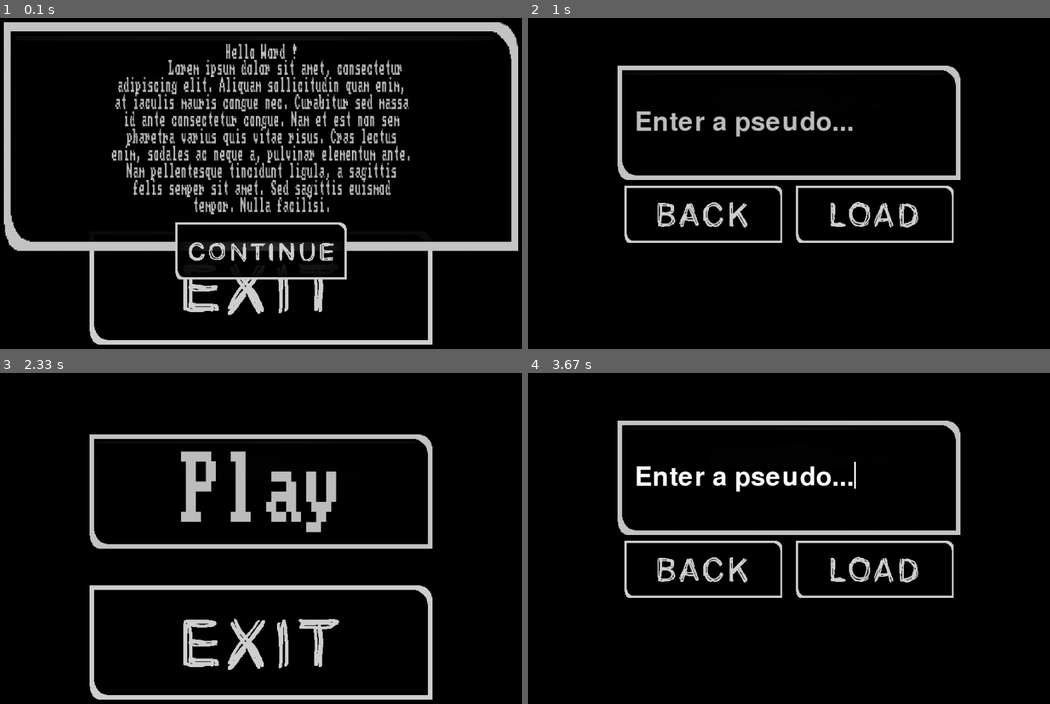
Above: before the commit, frames 1-4 (two rows, left to right).
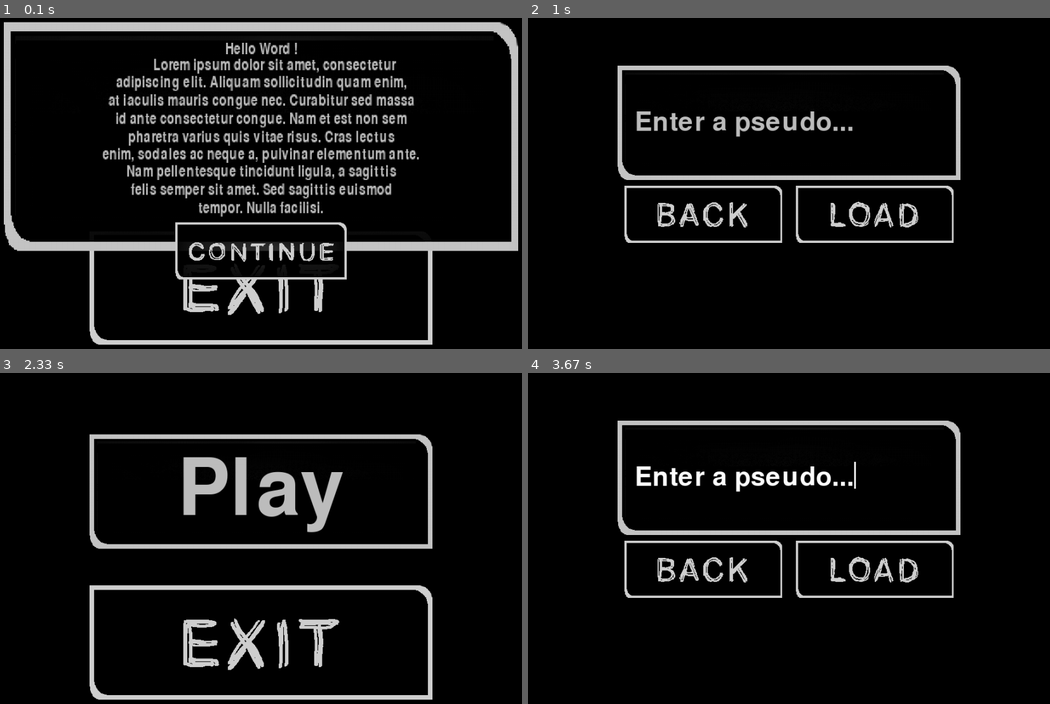
Above: after the commit, the same moments.

Repository: P4UL-M/Peer2peer-Pygame
Game: pygame game, started from main.py
The game is run twice, just before and just after one commit, with the same random seed, the same clock (stepped at 60 frames per second) and the same inputs.
Inputs (mouse positions are in pixels of both pictures, inside the frame that each line leads up to):
- Up to frame 1 (0.1 s): no input
- Up to frame 2 (1 s): click (768, 233) at 0.38 s; click (789, 137) at 0.72 s
- Up to frame 3 (2.33 s): press the mouse at (261, 478) at 1.03 s; move the mouse to (203, 485) at 1.13 s; release the mouse at (140, 495) at 1.27 s; press the mouse at (344, 568) at 1.37 s; move the mouse to (281, 495) at 1.47 s; release the mouse at (214, 419) at 1.6 s; press the mouse at (261, 478) at 1.7 s; move the mouse to (156, 518) at 1.8 s; release the mouse at (46, 555) at 1.93 s; click (125, 571) at 2.05 s
- Up to frame 4 (3.67 s): press the mouse at (789, 641) at 2.37 s; move the mouse to (862, 584) at 2.47 s; release the mouse at (929, 528) at 2.6 s; press the mouse at (789, 478) at 2.7 s; move the mouse to (731, 541) at 2.8 s; release the mouse at (668, 608) at 2.93 s; press the mouse at (789, 478) at 3.03 s; move the mouse to (705, 525) at 3.13 s; release the mouse at (616, 571) at 3.27 s; press the mouse at (789, 478) at 3.37 s; move the mouse to (726, 439) at 3.47 s; release the mouse at (658, 399) at 3.6 s

The runs differ from the first frame. In frame 1, 12% of the frame differs, in the area x 19-81%, y 7-61%; in frame 2, nothing differs; in frame 3, 1.9%; in frame 4, nothing differs.

Commit message:
Fix on menu and server

Diff:
--- a/lib/Player_Sockets.py
+++ b/lib/Player_Sockets.py
@@ -2,7 +2,7 @@
 import json # well no need to explain
 from threading import Thread # because we need multi-threading everywhere
 from _thread import interrupt_main #to stop just this programme from a thread
-from lib.tools import ConnRejected
+from lib.tools import ConnRejected,ConnIterupted
 
 class context:
     """
@@ -46,7 +46,7 @@
             while True:
                 data = self.recv(1024)
                 if not data:
-                    raise Exception("connection has stopped")
+                    raise ConnIterupted()
                 data = data.decode('utf-8')
                 print("<- ",data)
                 ctx = context(self,json.loads(data))
@@ -54,8 +54,11 @@
                     self.handles[ctx.event](ctx)
                 else:
                     print("Event not found :",ctx.event)
-        except ConnRejected:
-            print(f"connection to {self.HOST} was rejected")
+        # except ConnRejected:
+        #     print(f"connection to {self.HOST} was rejected")
+        except ConnIterupted:
+            self.ready = False
+            print(f"disconnected from {self.HOST}, connection was stop by the peer")
         except Exception as e:
             print(f"disconnected from {self.HOST}, {e}")
 
--- a/lib/pygame_menu.py
+++ b/lib/pygame_menu.py
@@ -311,7 +311,7 @@
 
         self.text_size = self.get_text_size()
 
-        self.FONT = py.font.Font(None,self.text_size)
+        self.FONT = py.font.Font(FONT,self.text_size)
         self.txt_surface = self.FONT.render(self.paceHolder, True, self.text_color)
         self.active = False
 
--- a/lib/tools.py
+++ b/lib/tools.py
@@ -30,3 +30,11 @@
     """
     def __init__(self, *args: object,**kargs):
         super().__init__(*args,**kargs)
+
+
+class ConnIterupted(Exception):
+    """
+    Execption when server reject connection
+    """
+    def __init__(self, *args: object,**kargs):
+        super().__init__(*args,**kargs)
--- a/main.py
+++ b/main.py
@@ -114,7 +114,7 @@
     try:
         server.run()
     except ConnectionRefusedError:
-        connecting.get_button("bad_pseudo").isactive = True
+        connecting.get_button("bad_conn").isactive = True
 
 @secondaire.add_sprite
 def validate_button():
@@ -175,6 +175,7 @@
     _alert = AlertBox(
         name="bad_pseudo",
         path=PATH / "assets" / "Empty_Node.png",
+        text_color="white",
         isactive=False
     )
 
@@ -184,6 +185,25 @@
 
     _alert.set_text("""BAD PSEUDO
     Le pseudo que vous avez choisi ne convient pas, veuillez en essayer un autre
+    """,wrap_lenght=30,align_center=True)
+
+    return _alert
+
+@connecting.add_sprite
+def bad_conn():
+    _alert = AlertBox(
+        name="bad_conn",
+        path=PATH / "assets" / "Empty_Node.png",
+        text_color="white",
+        isactive=False
+    )
+
+    _alert.padding = 0.1
+
+    _alert.set_position(Vector2(0.5,0.4))
+
+    _alert.set_text("""CONNECTION FAILED
+    La connexion au serveur a raté, veuillez vérifier votre accès à internet.
     """,wrap_lenght=30,align_center=True)
 
     return _alert
@@ -230,6 +250,11 @@
         server.close()
         game.actual_menu = online_menu.get_parent()
 
+    @_button.Event(None)
+    def disconnected():
+        if not server.ready:
+            game.actual_menu = online_menu.get_parent()
+
     return _button
 #endregion
 
--- a/var/globals.py
+++ b/var/globals.py
@@ -4,4 +4,4 @@
 
 PATH = Path("/".join(sys.argv[0].split("/")[:-1]) or "\\".join(sys.argv[0].split("\\")[:-1])).absolute()
 
-FONT = PATH / "assets" / "novem___.ttf"
+FONT = None
